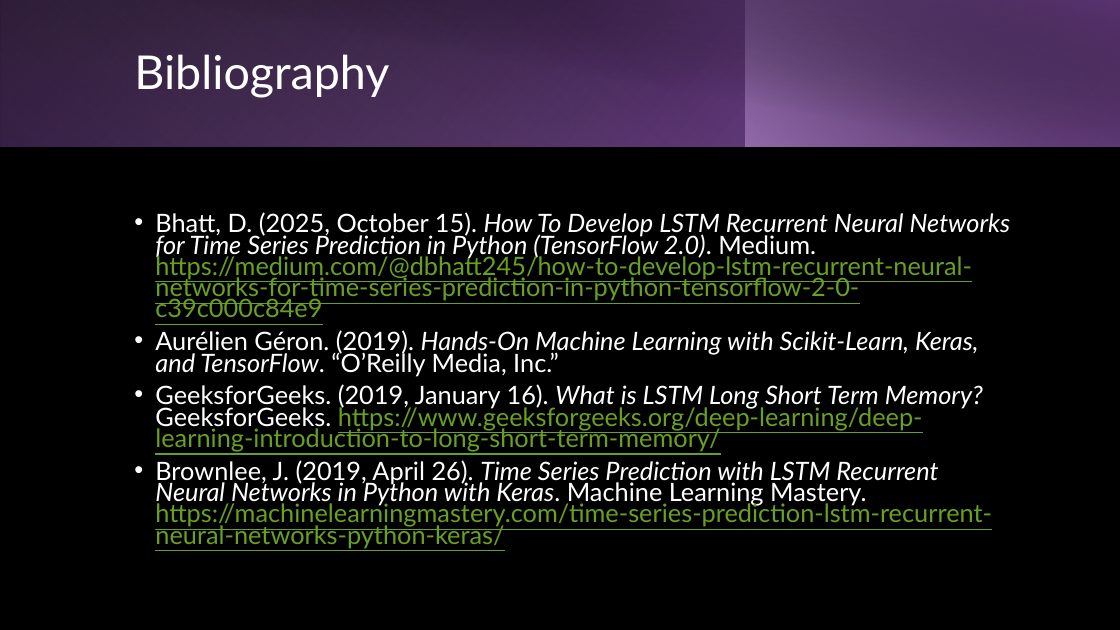
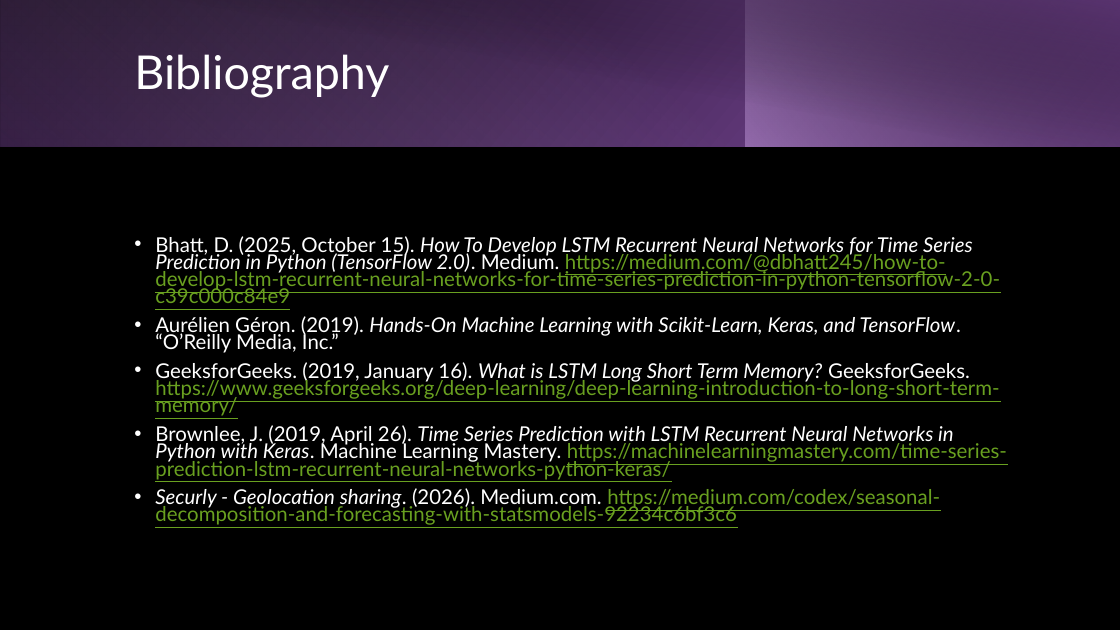
Before and after one commit to jeffmoe/CST_605_Week3, a slide deck: slide 21 of Week3.pptx (slide 5 before the commit). Drawn at 1120x630 pixels with LibreOffice and Linux fonts; fonts in the diff are those of the drawing. Boxes give left, top, right and bottom in pixels: in the first picture for what was removed or moved away, otherwise in the second. Text is boxed around its words. In the diff, an @@ line names an element or a change of style, - is before the commit and + after.

```diff
--- a/Week3.pptx
+++ b/Week3.pptx
@@ text at [155, 236, 1007, 480]: size 21.7 to 17.5 pt in "Bhatt, D. (2025, October 15). How To ...", "Aurélien Géron. (2019). Hands-On Machine Learning with ...", "GeeksforGeeks. (2019, January 16). What is LSTM ...", "Brownlee, J. (2019, April 26). Time Series ..." @@
@@ text at [155, 488, 940, 525]: paragraph added @@
+• Securly - Geolocation sharing. (2026). Medium.com. https://medium.com/codex/seasonal-decomposition-and-forecasting-with-statsmodels-92234c6bf3c6
```
Also in this commit, not shown: 17 slides added, 1 slide removed, 2 other files.
